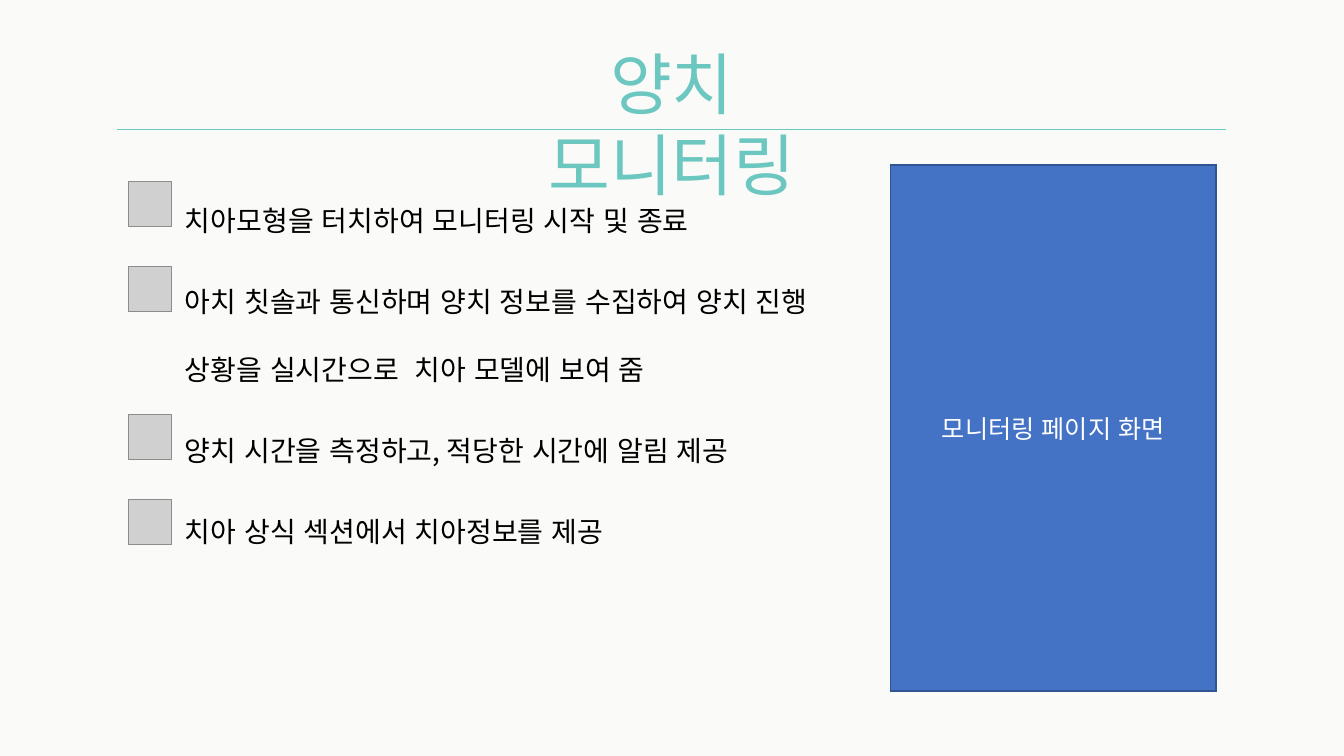
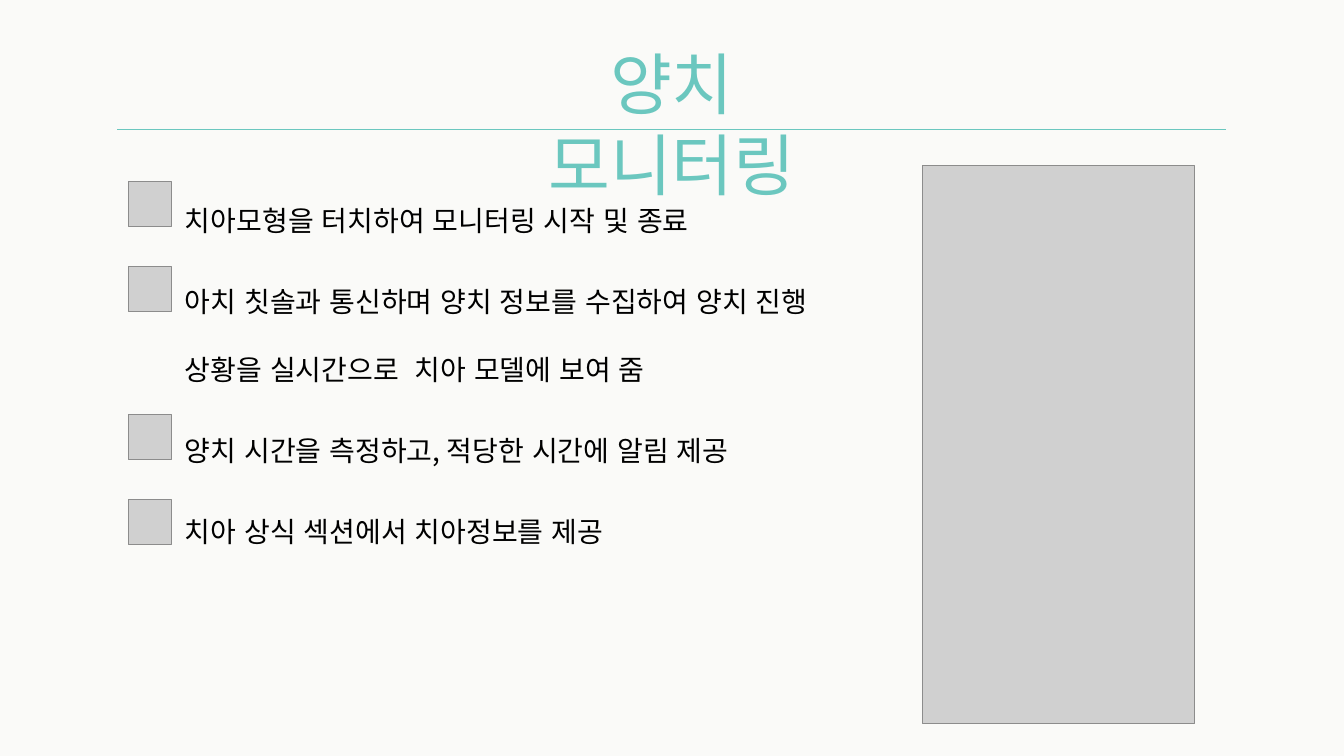
Before and after one commit to Team-Achi/Docs, a slide deck: slide 10 of PPT/캡스톤디자인_14주차_최종데모_5조.pptx (slide 9 before the commit). Drawn at 1344x756 pixels with LibreOffice and Linux fonts; fonts in the diff are those of the drawing; grey boxes stand for pictures. Boxes give left, top, right and bottom in pixels: in the first picture for what was removed or moved away, otherwise in the second. Text is boxed around its words. In the diff, an @@ line names an element or a change of style, - is before the commit and + after.

```diff
--- a/PPT/캡스톤디자인_14주차_최종데모_5조.pptx
+++ b/PPT/캡스톤디자인_14주차_최종데모_5조.pptx
@@ rectangle removed at [891,165,1217,692] @@
-모니터링 페이지 화면
@@ picture added at [923,165,1195,724] @@
```
Also in this commit, not shown: 2 other slides changed, 1 slide added.
